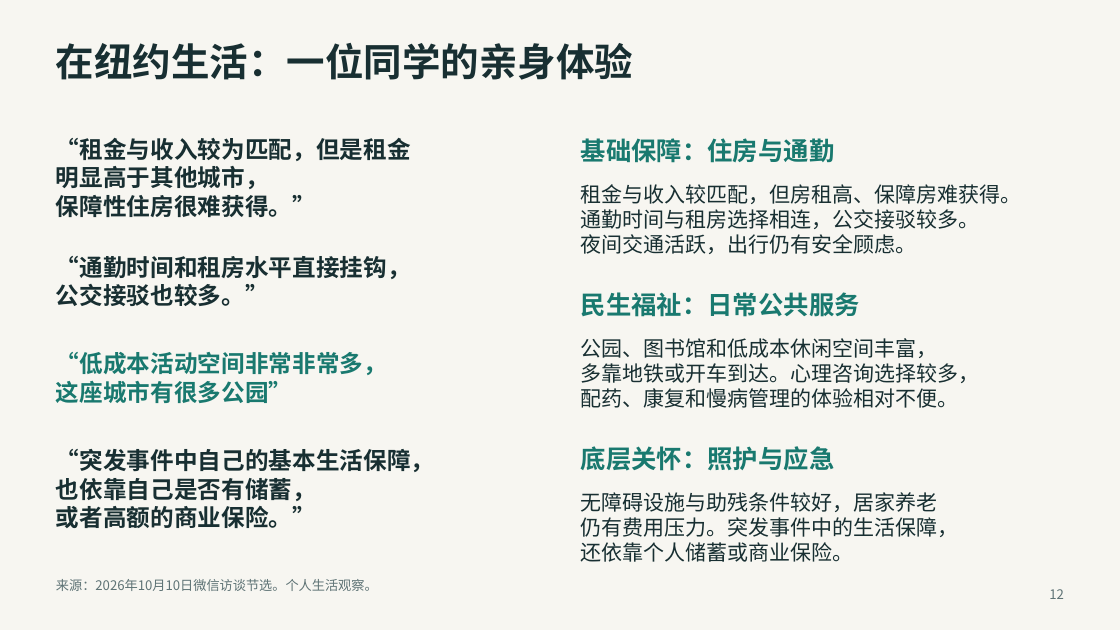
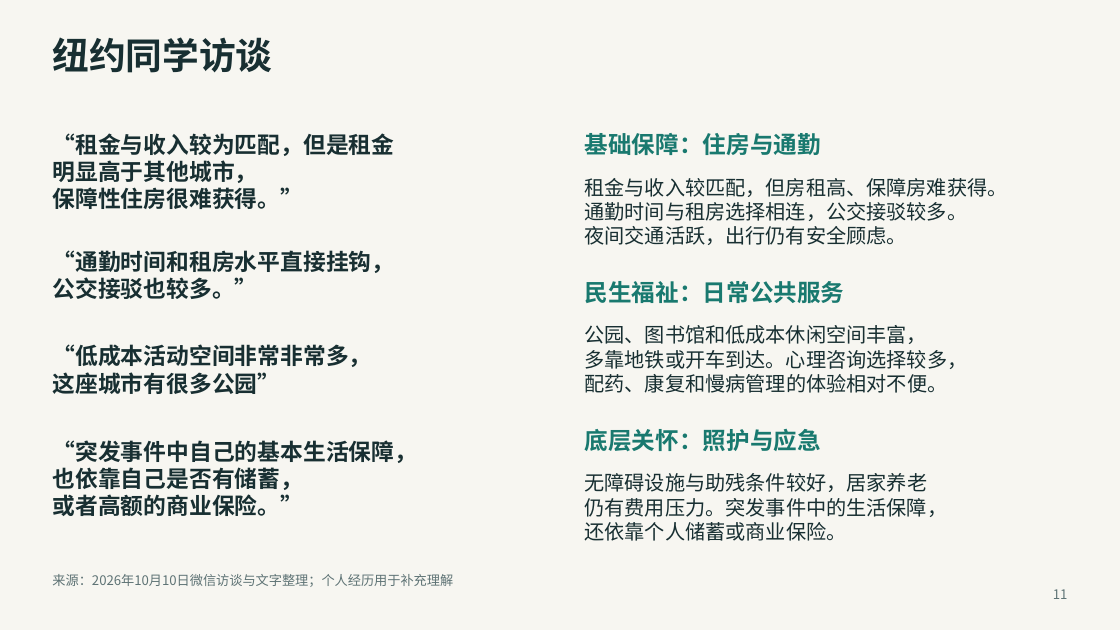
Before and after one commit to JohnnyGanYu/people-city-pre, a slide deck: slide 11 of 人民城市的上海实践.pptx (slide 12 before the commit). Drawn at 1120x630 pixels with LibreOffice and Linux fonts; fonts in the diff are those of the drawing. Boxes give left, top, right and bottom in pixels: in the first picture for what was removed or moved away, otherwise in the second. Text is boxed around its words. In the diff, an @@ line names an element or a change of style, - is before the commit and + after.

Commit message:
Update 人民城市的上海实践.pptx
内容改了一点，配色黑白不好看，晚安

```diff
--- a/人民城市的上海实践.pptx
+++ b/人民城市的上海实践.pptx
@@ text at <box>52,37,272,73</box>: text changed; size 33 to 31.5 pt @@
-在纽约生活：一位同学的亲身体验
+纽约同学访谈
@@ text "民生福祉：日常公共服务": place and size @@
-text "民生福祉：日常公共服务" at <box>581,292,860,317</box>
+text "民生福祉：日常公共服务" at <box>584,281,844,303</box>
@@ size 18 to 17.2 pt in 3 elements at <box>584,178,1007,245</box>, <box>584,473,947,541</box>, <box>584,325,967,393</box> @@
@@ text "公园、图书馆和低成本休闲空间丰富，": place and size @@
-text "公园、图书馆和低成本休闲空间丰富，" at <box>581,338,980,408</box>
+text "公园、图书馆和低成本休闲空间丰富，" at <box>584,325,967,393</box>
@@ text "“低成本活动空间非常非常多，": place and size @@
-text "“低成本活动空间非常非常多，" at <box>56,352,387,403</box>
+text "“低成本活动空间非常非常多，" at <box>53,344,372,394</box>
@@ text "“低成本活动空间非常非常多，" at <box>53,344,372,394</box>: size 20.2 to 19.5 pt, text colour #19796F to #182F32 @@
@@ size 20.2 to 19.5 pt in 3 elements at <box>53,133,395,209</box>, <box>53,250,395,299</box>, <box>53,440,418,516</box> @@
@@ text "“突发事件中自己的基本生活保障，": place and size @@
-text "“突发事件中自己的基本生活保障，" at <box>56,449,434,528</box>
+text "“突发事件中自己的基本生活保障，" at <box>53,440,418,516</box>
@@ size 21.8 to 20.2 pt in 3 elements at <box>584,133,820,155</box>, <box>584,281,844,303</box>, <box>584,429,820,452</box> @@
@@ text "底层关怀：照护与应急": place and size @@
-text "底层关怀：照护与应急" at <box>581,446,834,471</box>
+text "底层关怀：照护与应急" at <box>584,429,820,452</box>
@@ text "无障碍设施与助残条件较好，居家养老": place and size @@
-text "无障碍设施与助残条件较好，居家养老" at <box>581,492,959,562</box>
+text "无障碍设施与助残条件较好，居家养老" at <box>584,473,947,541</box>
@@ text at <box>52,574,453,587</box>: text changed @@
-来源：2026年10月10日微信访谈节选。个人生活观察。
+来源：2026年10月10日微信访谈与文字整理；个人经历用于补充理解
@@ text removed at <box>1049,589,1064,599</box> @@
-12
@@ text added at <box>1053,589,1068,599</box>, 11.2 pt, text #5E7375 @@
+11
```
Also in this commit, not shown: 4 other slides changed, 14 slides added, 14 slides removed.
